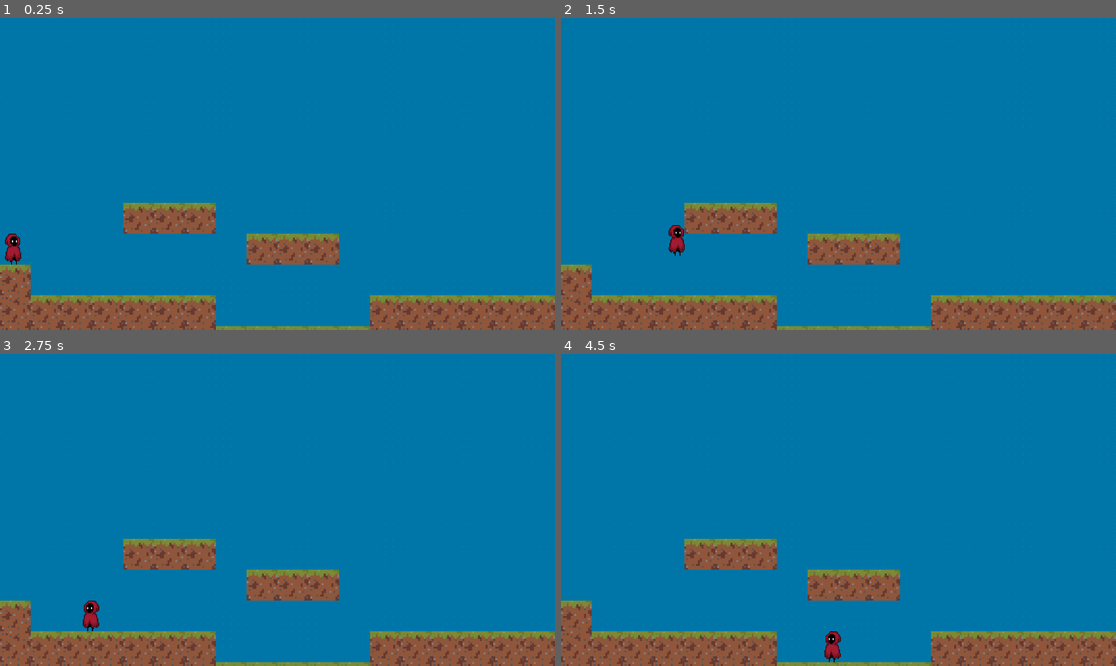
Above: before the commit, frames 1-4 (two rows, left to right).
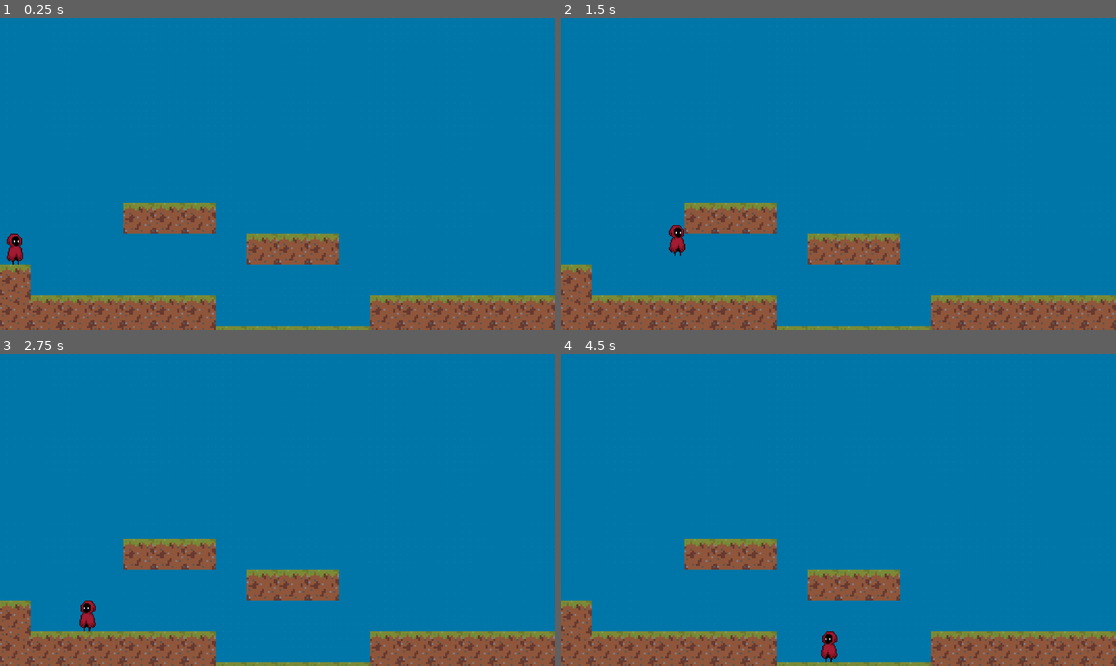
Above: after the commit, the same moments.

Repository: yeegz/Fallen-Asteri
Game: Godot game, scene res://scene.tscn
Same seed, same stepped clock (60 frames per second), same inputs: the game is played once before the commit and once after it.
Inputs:
- Up to frame 1 (0.25 s): no input
- Up to frame 2 (1.5 s): tap Enter (ui_accept) at 0.5, 0.77 s; hold Right (ui_right) from 0.53 s (still down)
- Up to frame 3 (2.75 s): tap Enter (ui_accept) at 1.52 s; release Right (ui_right) at 2.03 s; hold Left (ui_left) from 2.03 s (still down)
- Up to frame 4 (4.5 s): release Left (ui_left) at 2.78 s; hold Right (ui_right) 2.78-4.28 s; tap Enter (ui_accept) at 3.02, 3.77 s; hold Left (ui_left) from 4.28 s (still down)

The runs differ from the first frame. In frame 1, 0.2% of the frame differs, in the area x 0-5%, y 69-80%; in frame 2, less than 0.1%; in frame 3, 0.2%, in the area x 14-18%, y 79-89%; in frame 4, 0.2%.

Commit message:
add idle animation

Diff:
--- a/Scenes/character_body_2d.gd
+++ b/Scenes/character_body_2d.gd
@@ -3,34 +3,39 @@
 const SPEED = 300
 const JUMP = -550
 var GRAVITY_VALUE = 1100
+@onready var animation = $AnimationPlayer
 
 
 
 
 # Called every frame. 'delta' is the elapsed time since the previous frame.
 func _process(delta):
+
 	#Gravity
 	if not is_on_floor():
 		velocity.y += GRAVITY_VALUE * delta
 
+	#Jump
 	if is_on_floor() and Input.is_action_just_pressed("ui_accept"):
 		velocity.y = JUMP
 
 	#Added buttons A and D to the left and right axis respectively
 	var direction = Input.get_axis("ui_left", "ui_right")
-	#Movement. Note: character doesn't stop moving in one direction until opposite button
-	#is pressed.
+	#Movement.
 	if direction:
 		velocity.x = SPEED * direction
 		if direction == 1:
 			$Sprite2D.flip_h = false
-		else:
+		elif direction == -1:
 			$Sprite2D.flip_h = true
 	else:
 		#requires move_towards to enable stopping movement
 		velocity.x  = move_toward(1, 0, 1)
 
+	move_and_slide()
 
-
-
-	move_and_slide()
+	#Animation
+	if direction == 0:
+		animation.play("idle")
+	else:
+		animation.stop()
--- a/Scenes/character_body_2d.tscn
+++ b/Scenes/character_body_2d.tscn
@@ -1,10 +1,51 @@
-[gd_scene load_steps=4 format=3 uid="uid://c8br3cr26rf1a"]
+[gd_scene load_steps=8 format=3 uid="uid://c8br3cr26rf1a"]
 
-[ext_resource type="Texture2D" uid="uid://cquu0v8sope1c" path="res://Sprite Assets/Character Sprite.png" id="1_eecym"]
 [ext_resource type="Script" path="res://Scenes/character_body_2d.gd" id="1_vkjrs"]
+[ext_resource type="Texture2D" uid="uid://b21kkulhea1qm" path="res://Sprite Assets/animsheet2.png" id="2_jupm6"]
 
 [sub_resource type="RectangleShape2D" id="RectangleShape2D_31tk3"]
 size = Vector2(32, 63)
+
+[sub_resource type="Animation" id="Animation_p5l0m"]
+resource_name = "idle"
+loop_mode = 1
+tracks/0/type = "value"
+tracks/0/imported = false
+tracks/0/enabled = true
+tracks/0/path = NodePath("Sprite2D:frame")
+tracks/0/interp = 1
+tracks/0/loop_wrap = true
+tracks/0/keys = {
+"times": PackedFloat32Array(0, 0.6),
+"transitions": PackedFloat32Array(1, 1),
+"update": 1,
+"values": [0, 1]
+}
+
+[sub_resource type="Animation" id="Animation_uaelh"]
+length = 0.001
+tracks/0/type = "value"
+tracks/0/imported = false
+tracks/0/enabled = true
+tracks/0/path = NodePath("Sprite2D:frame")
+tracks/0/interp = 1
+tracks/0/loop_wrap = true
+tracks/0/keys = {
+"times": PackedFloat32Array(0),
+"transitions": PackedFloat32Array(1),
+"update": 1,
+"values": [0]
+}
+
+[sub_resource type="Animation" id="Animation_vyqqk"]
+resource_name = "run"
+
+[sub_resource type="AnimationLibrary" id="AnimationLibrary_2jx0c"]
+_data = {
+"RESET": SubResource("Animation_uaelh"),
+"idle": SubResource("Animation_p5l0m"),
+"run": SubResource("Animation_vyqqk")
+}
 
 [node name="CharacterBody2D" type="CharacterBody2D"]
 texture_filter = 1
@@ -13,8 +54,15 @@
 [node name="Sprite2D" type="Sprite2D" parent="."]
 position = Vector2(48, 63.5)
 scale = Vector2(2.125, 2.28125)
-texture = ExtResource("1_eecym")
+texture = ExtResource("2_jupm6")
+hframes = 9
+vframes = 8
 
 [node name="CollisionShape2D" type="CollisionShape2D" parent="."]
-position = Vector2(46, 68.5)
+position = Vector2(49, 64)
 shape = SubResource("RectangleShape2D_31tk3")
+
+[node name="AnimationPlayer" type="AnimationPlayer" parent="."]
+libraries = {
+"": SubResource("AnimationLibrary_2jx0c")
+}
Binary file added: Sprite Assets/AnimationSheet_Character_4th_line.png
Binary file added: Sprite Assets/AnimationSheet_Character_jump.png
Binary file added: Sprite Assets/animsheet2.png
